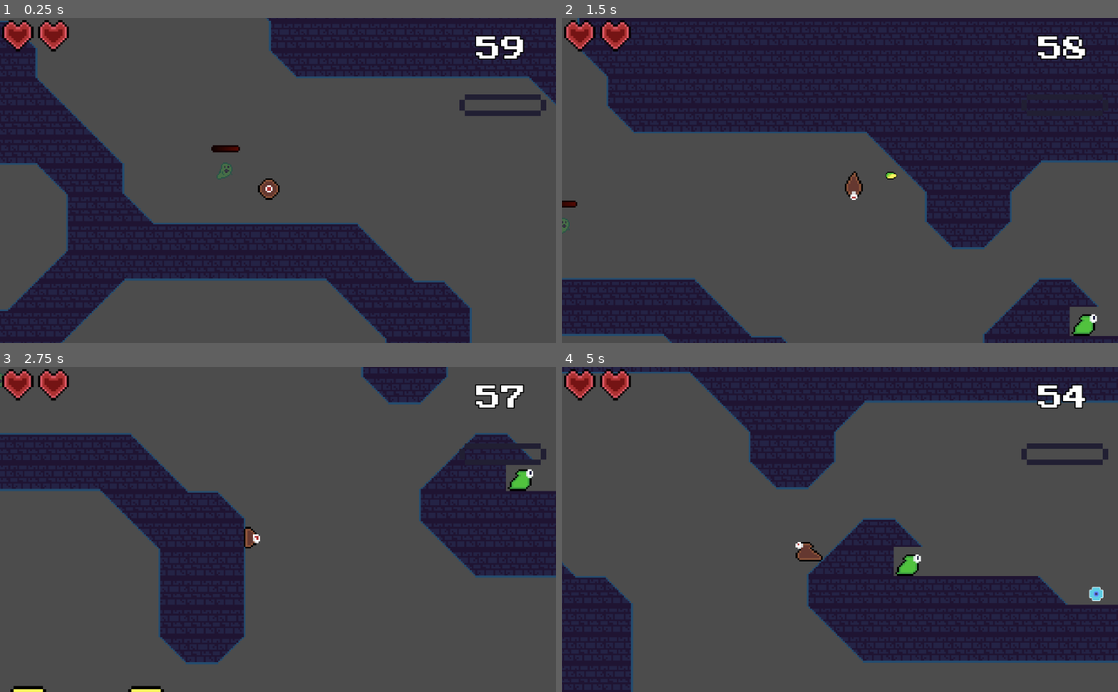
Above: before the commit, frames 1-4 (two rows, left to right).
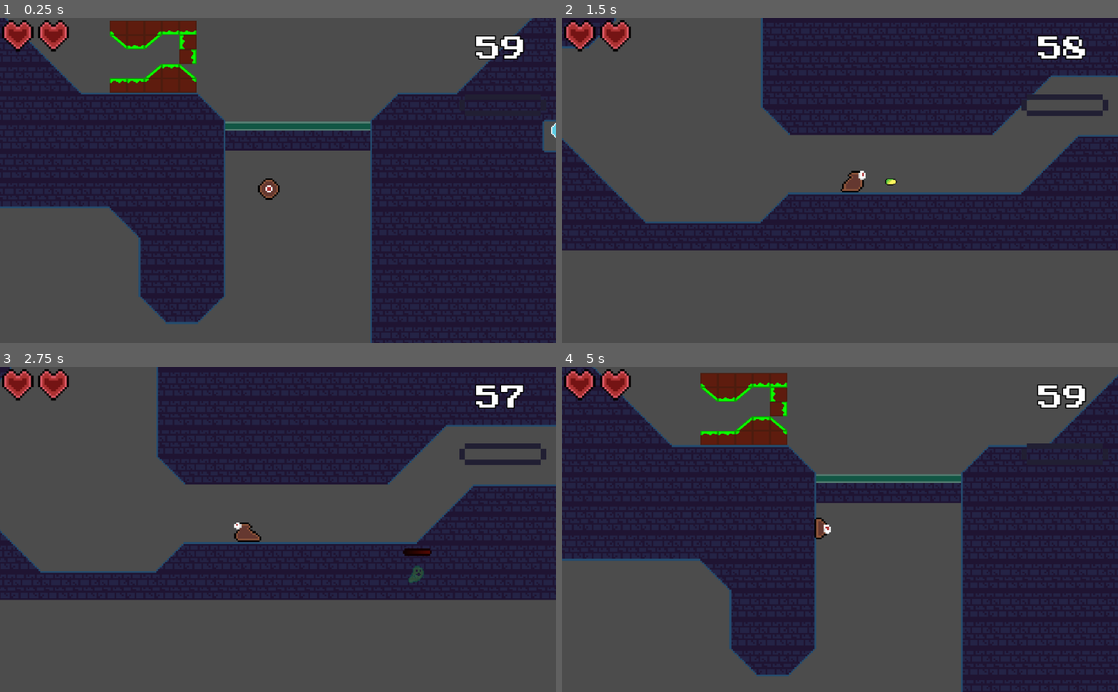
Above: after the commit, the same moments.

Repository: Shoter99/GameJamFirst
Game: Godot game, scene res://levels/Level2.tscn
Same seed, same stepped clock (60 frames per second), same inputs: the game is played once before the commit and once after it.
Inputs (mouse positions are in pixels of both pictures, inside the frame that each line leads up to):
- Up to frame 1 (0.25 s): no input
- Up to frame 2 (1.5 s): move the mouse to (962, 164) at 0.52 s; hold Right (move_right) from 0.53 s (still down); click (962, 164) at 0.6 s; tap Space (jump) at 0.77 s; move the mouse to (728, 196) at 1.27 s; tap F (fire) at 1.35 s
- Up to frame 3 (2.75 s): tap Space (jump) at 1.52 s; move the mouse to (333, 458) at 2.02 s; release Right (move_right) at 2.03 s; hold Left (move_left) from 2.03 s (still down); tap Down (release) at 2.1 s
- Up to frame 4 (5 s): move the mouse to (812, 594) at 2.77 s; release Left (move_left) at 2.78 s; hold Right (move_right) 2.78-4.28 s; click (812, 594) at 2.85 s; tap Space (jump) at 3.02, 3.77, 4.52 s; move the mouse to (1006, 578) at 3.52 s; tap F (fire) at 3.6 s; move the mouse to (673, 480) at 4.27 s; hold Left (move_left) from 4.28 s (still down); tap Down (release) at 4.35 s

The runs differ from the first frame. In frame 1, 57% of the frame differs, in the area x 0-100%, y 0-100%; in frame 2, 42%; in frame 3, 45%; in frame 4, 65%.

Commit message:
fixed ghosts

Diff:
--- a/entities/Entity.gd
+++ b/entities/Entity.gd
@@ -3,9 +3,11 @@
 class_name Entity
 export var gravity = 256
 export var velocity: = Vector2(0.0,0.0)
+export var walking = true
 func _physics_process(delta):
 
-	move_and_slide_with_snap(velocity, Vector2.DOWN, Vector2.UP)
+	if walking:
+		move_and_slide_with_snap(velocity, Vector2.DOWN, Vector2.UP)
 	if abs(velocity.x)>512:
 		velocity.x = 512*sign(velocity.x)
 	if is_on_floor():
--- a/entities/enemy/ghost/GhostEnemy.gd
+++ b/entities/enemy/ghost/GhostEnemy.gd
@@ -5,22 +5,25 @@
 onready var player = get_tree().get_nodes_in_group("Player")[0]
 
 func _ready():
+	walking = false
 	self.setMaxHp(1)
 	self.gravity = 0
-	velocity.x = 0
-	velocity.y = 0
+	#velocity.x = 0
+	#velocity.y = 0
 
 func _physics_process(delta):
 	var xDist = player.get_child(0).global_position.x - self.global_position.x
-	var yDist = player.get_child(0).global_position.x - self.global_position.x
-	#print(self.global_position.y, "a", player.position.y)
-	if abs(xDist)<200 and  abs(yDist)< 200 and velocity.x != 0:
-		velocity.y = yDist
-		velocity.x = xDist
+	var yDist = player.get_child(0).global_position.y - self.global_position.y
 
+	#print(self.global_position.x, "a", player.get_child(0).global_position.x, "a", xDist)
+	if abs(xDist)<200 and  abs(yDist)< 200:
+		velocity.y = yDist*2
+		velocity.x = xDist*2
+#		print(velocity.x, velocity.y)
+	move_and_slide(velocity)
 
 
 func _on_playerKiller_body_entered(body):
-	if body.name == "Player":
+	if body.is_in_group("Player"):
 		Global.update_life(-ghostDmg)
-		player.get_child(0).knock_up
+		player.get_child(0).knock_up( player.get_child(0).global_position.x - self.global_position.x)
--- a/levels/Level2.tscn
+++ b/levels/Level2.tscn
@@ -139,55 +139,77 @@
 [node name="Lair2" parent="." instance=ExtResource( 8 )]
 position = Vector2( 1256, 752 )
 
-[node name="Node2D" type="Node2D" parent="."]
-position = Vector2( 640, -40 )
+[node name="Ghosts" type="Node2D" parent="."]
+position = Vector2( 24, 0 )
 scale = Vector2( 2, 2 )
 
-[node name="EnemyLeftRight" parent="Node2D" instance=ExtResource( 6 )]
-scale = Vector2( 1, 1 )
-
-[node name="EnemyLeftRight2" parent="Node2D" instance=ExtResource( 6 )]
+[node name="GhostNode3" parent="Ghosts" instance=ExtResource( 5 )]
+position = Vector2( 448, 440 )
+scale = Vector2( 0.5, 0.5 )
+
+[node name="GhostNode2" parent="Ghosts" instance=ExtResource( 5 )]
+position = Vector2( 420, -208 )
+scale = Vector2( 0.5, 0.5 )
+
+[node name="GhostNode" parent="Ghosts" instance=ExtResource( 5 )]
+position = Vector2( 496, 444 )
+scale = Vector2( 0.5, 0.5 )
+
+[node name="LeftRightEnemies" type="Node2D" parent="."]
+position = Vector2( 624, -32 )
+scale = Vector2( 2, 2 )
+
+[node name="EnemyLeftRight2" parent="LeftRightEnemies" instance=ExtResource( 6 )]
 position = Vector2( -272, 364 )
 scale = Vector2( 1, 1 )
 
-[node name="EnemyLeftRight3" parent="Node2D" instance=ExtResource( 6 )]
-position = Vector2( -224, 364 )
-scale = Vector2( 1, 1 )
-
-[node name="EnemyLeftRight4" parent="Node2D" instance=ExtResource( 6 )]
-position = Vector2( -168, 368 )
+[node name="EnemyLeftRight3" parent="LeftRightEnemies" instance=ExtResource( 6 )]
+position = Vector2( -224, 364.5 )
+scale = Vector2( 1, 1 )
+
+[node name="EnemyLeftRight4" parent="LeftRightEnemies" instance=ExtResource( 6 )]
+position = Vector2( -168, 369.5 )
+scale = Vector2( 1, 1 )
+
+[node name="EnemyLeftRight" parent="LeftRightEnemies" instance=ExtResource( 6 )]
+position = Vector2( -132, 372 )
+scale = Vector2( 1, 1 )
+
+[node name="EnemyLeftRight5" parent="LeftRightEnemies" instance=ExtResource( 6 )]
+position = Vector2( 100, 124 )
+scale = Vector2( 1, 1 )
+
+[node name="EnemyLeftRight6" parent="LeftRightEnemies" instance=ExtResource( 6 )]
+position = Vector2( -68, 56 )
+scale = Vector2( 1, 1 )
+
+[node name="EnemyLeftRight7" parent="LeftRightEnemies" instance=ExtResource( 6 )]
+position = Vector2( -20, 56 )
+scale = Vector2( 1, 1 )
+
+[node name="EnemyLeftRight8" parent="LeftRightEnemies" instance=ExtResource( 6 )]
+position = Vector2( 28, 52 )
+scale = Vector2( 1, 1 )
+
+[node name="EnemyLeftRight9" parent="LeftRightEnemies" instance=ExtResource( 6 )]
+position = Vector2( 88, 64 )
+scale = Vector2( 1, 1 )
+
+[node name="EnemyLeftRight10" parent="LeftRightEnemies" instance=ExtResource( 6 )]
+position = Vector2( -88, -4 )
+scale = Vector2( 1, 1 )
+
+[node name="EnemyLeftRight11" parent="LeftRightEnemies" instance=ExtResource( 6 )]
+position = Vector2( -52, -4 )
+scale = Vector2( 1, 1 )
+
+[node name="EnemyLeftRight12" parent="LeftRightEnemies" instance=ExtResource( 6 )]
+position = Vector2( 24, -16 )
 scale = Vector2( 1, 1 )
 
 [node name="PlayerSpawn" type="Position2D" parent="."]
-position = Vector2( 496, -40 )
-
-[node name="GhostNode" parent="PlayerSpawn" instance=ExtResource( 5 )]
-position = Vector2( -24, -176 )
+position = Vector2( 536, 768 )
 
 [node name="Player" type="Node2D" parent="." groups=["Player"]]
 
-[node name="EnemyLeftRight" parent="." instance=ExtResource( 6 )]
-position = Vector2( 376, 704 )
-
-[node name="EnemyLeftRight2" parent="." instance=ExtResource( 6 )]
-position = Vector2( 840, 208 )
-
-[node name="EnemyLeftRight3" parent="." instance=ExtResource( 6 )]
-position = Vector2( 504, 72 )
-
-[node name="EnemyLeftRight4" parent="." instance=ExtResource( 6 )]
-position = Vector2( 600, 72 )
-
-[node name="EnemyLeftRight5" parent="." instance=ExtResource( 6 )]
-position = Vector2( 696, 64 )
-
-[node name="EnemyLeftRight6" parent="." instance=ExtResource( 6 )]
-position = Vector2( 816, 88 )
-
-[node name="EnemyLeftRight7" parent="." instance=ExtResource( 6 )]
-position = Vector2( 464, -48 )
-
-[node name="EnemyLeftRight8" parent="." instance=ExtResource( 6 )]
-position = Vector2( 528, -48 )
-
 [connection signal="body_entered" from="LevelLimit" to="LevelLimit" method="_on_LevelLimit_body_entered"]
